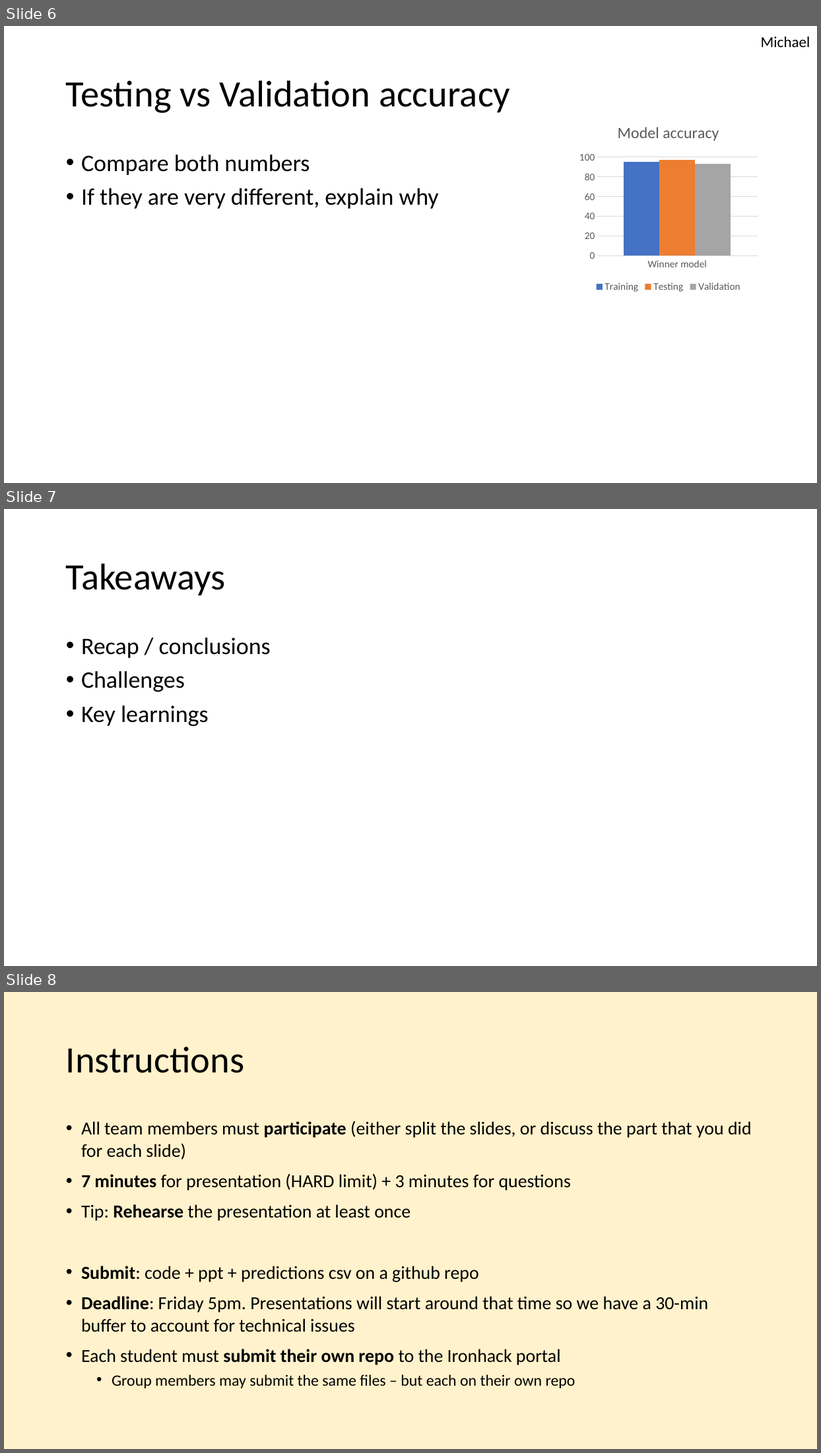
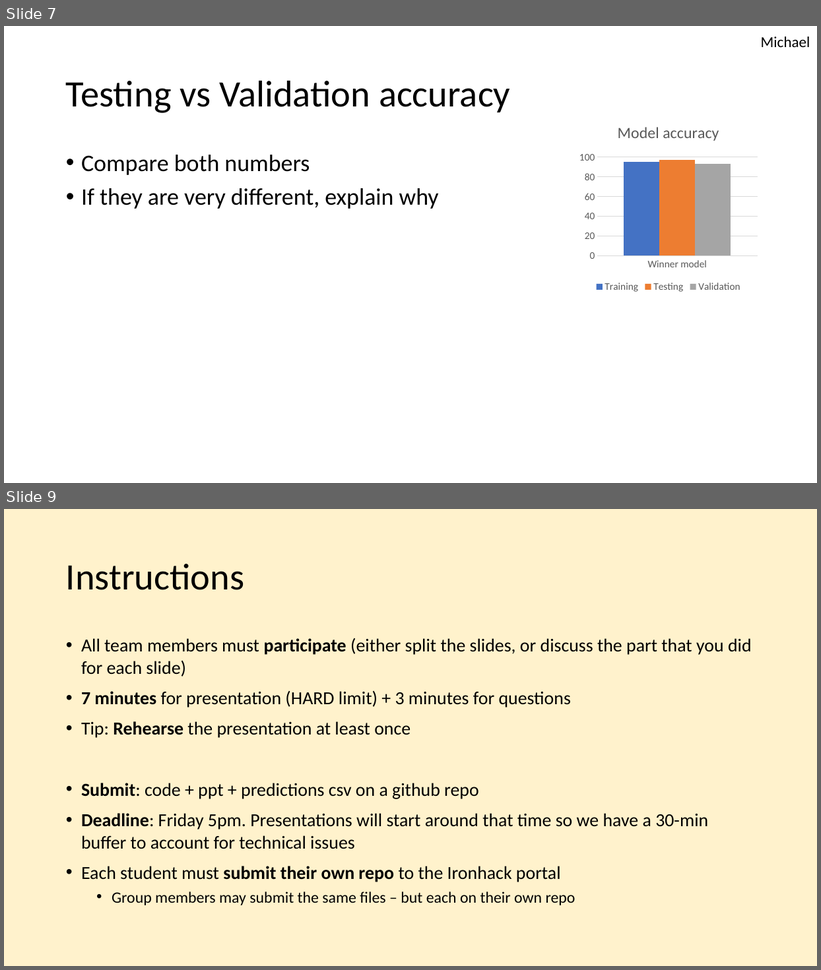
Before and after one commit to JeanDenisD/project-nlp-challenge, a slide deck: g2_presentation.pptx. Shown one above the other, each under a label of ours: slides 6, 7 and 8 before the commit, slides 7 and 9 after it; the slides between them are not shown. The pictures are 821x1453 and 821x970 pixels, drawn with LibreOffice and Linux fonts; fonts in the diff are those of the drawing. Boxes give left, top, right and bottom in pixels: in the first picture for what was removed or moved away, otherwise in the second. Text is boxed around its words. In the diff, an @@ line names an element or a change of style, - is before the commit and + after.

```diff
--- a/g2_presentation.pptx
+++ b/g2_presentation.pptx
@@ slide 7 removed at bbox=[4, 509, 817, 966], background #FFFFFF @@
@@ title removed at bbox=[66, 563, 226, 595] @@
-Takeaways
@@ text removed at bbox=[81, 638, 271, 726] @@
-• Recap / conclusions
-• Challenges
-• Key learnings
@@ what was slide 6 is now slide 7 @@
@@ what was slide 8 is now slide 9 @@
```
Also in this commit, not shown: 4 slides added, 2 other slides removed.
